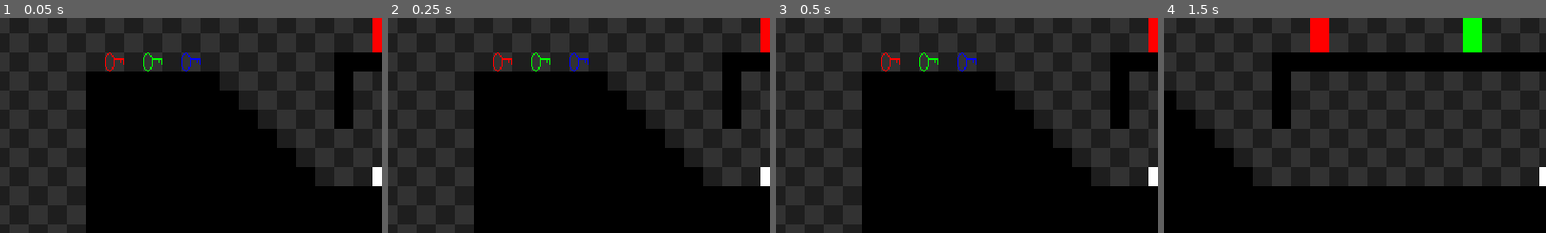
Above: before the commit, frames 1-4 (left to right).
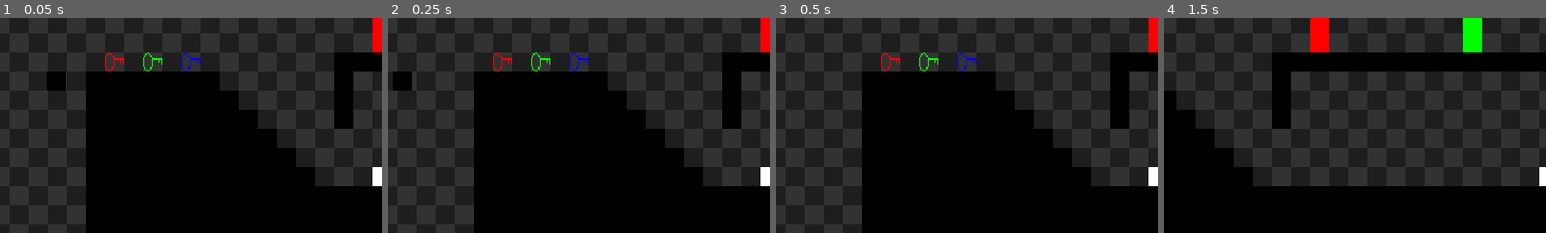
Above: after the commit, the same moments.

Repository: POtOSoftware/Project-Poop-Shit
Game: Godot game, scene res://Levels/dev.tscn
Two runs of this game, one before a commit and one after it. Both use one fixed random seed, a clock stepped at 60 frames per second and the inputs below. The engine's default icon, where the game draws it, is replaced by a stand-in: a white triangle on a blue panel in a dark square.
Inputs:
- Up to frame 1 (0.05 s): no input
- Up to frame 2 (0.25 s): no input
- Up to frame 3 (0.5 s): no input
- Up to frame 4 (1.5 s): hold Ctrl (fire) 0.53-1.28 s; hold Right (move_right) from 0.53 s (still down); tap Up (jump) at 0.77 s; tap Ctrl (fire) at 1.35 s
The pictures show only the part of the screen within x 0-50%, y 13-63%; the shares and areas given below are measured in that part.

The runs differ from the first frame. In frame 1, 0.4% of the frame differs, in the area x 12-18%, y 24-34%; in frame 2, 0.4%; in frame 3, nothing differs; in frame 4, nothing differs.

Commit message:
Started to add moving platforms

Diff:
--- /dev/null
+++ b/Assets/MovingPlatform/MovingPlatform.gd
@@ -0,0 +1,21 @@
+tool
+extends Node2D
+
+export var size : int = 1
+export var wait_between_points : float = 0.5
+export var travel_time : float = 1.0
+
+onready var kinematic_body = $KinematicBody2D
+onready var tween = $Tween
+onready var path_follow = $Path2D/PathFollow2D
+
+func _physics_process(delta):
+	if Engine.editor_hint:
+		kinematic_body.scale.x = size
+	#if not Engine.editor_hint:
+		#tween.start()
+		#tween.interpolate_property(path_follow, "unit_offset", 0, 1, travel_time, Tween.TRANS_LINEAR, Tween.EASE_IN_OUT)
+
+func _ready():
+	tween.start()
+	tween.interpolate_property(path_follow, "unit_offset", 0, 1, travel_time, Tween.TRANS_LINEAR, Tween.EASE_IN_OUT)
--- /dev/null
+++ b/Assets/MovingPlatform/MovingPlatform.tscn
@@ -0,0 +1,31 @@
+[gd_scene load_steps=4 format=2]
+
+[ext_resource path="res://Sprites/ground.png" type="Texture" id=1]
+[ext_resource path="res://Assets/MovingPlatform/MovingPlatform.gd" type="Script" id=2]
+
+[sub_resource type="RectangleShape2D" id=1]
+extents = Vector2( 8, 8 )
+
+[node name="MovingPlatform" type="Node2D"]
+script = ExtResource( 2 )
+
+[node name="KinematicBody2D" type="KinematicBody2D" parent="."]
+
+[node name="Sprite" type="Sprite" parent="KinematicBody2D"]
+texture = ExtResource( 1 )
+
+[node name="CollisionShape2D" type="CollisionShape2D" parent="KinematicBody2D"]
+shape = SubResource( 1 )
+one_way_collision = true
+
+[node name="Path2D" type="Path2D" parent="."]
+
+[node name="PathFollow2D" type="PathFollow2D" parent="Path2D"]
+rotate = false
+cubic_interp = false
+loop = false
+
+[node name="RemoteTransform2D" type="RemoteTransform2D" parent="Path2D/PathFollow2D"]
+remote_path = NodePath("../../../KinematicBody2D")
+
+[node name="Tween" type="Tween" parent="."]
--- a/Levels/dev.tscn
+++ b/Levels/dev.tscn
@@ -7,6 +7,7 @@
 [ext_resource path="res://Pickups/Key/Key.tscn" type="PackedScene" id=5]
 [ext_resource path="res://Assets/KeyDoor/KeyDoor.tscn" type="PackedScene" id=6]
 [ext_resource path="res://Pickups/Health/Health.tscn" type="PackedScene" id=7]
+[ext_resource path="res://Assets/MovingPlatform/MovingPlatform.tscn" type="PackedScene" id=8]
 
 [sub_resource type="NavigationPolygon" id=1]
 vertices = PoolVector2Array( 16, 16, 0, 16, 0, 0, 16, 0 )
@@ -43,6 +44,11 @@
 "shape_transform": Transform2D( 1, 0, 0, 1, 0, 0 )
 } ]
 0/z_index = 0
+
+[sub_resource type="Curve2D" id=5]
+_data = {
+"points": PoolVector2Array( 0, 0, 0, 0, -8, 0, 0, 0, 0, 0, -184, 0 )
+}
 
 [node name="dev" type="Node2D"]
 
@@ -126,3 +132,19 @@
 [node name="Health2" parent="." instance=ExtResource( 7 )]
 position = Vector2( 1240, 360 )
 add_health = 100
+
+[node name="MovingPlatform" parent="." instance=ExtResource( 8 )]
+position = Vector2( -232, 152 )
+size = 2
+
+[node name="KinematicBody2D" parent="MovingPlatform" index="0"]
+position = Vector2( -8, 0 )
+scale = Vector2( 2, 1 )
+
+[node name="Path2D" parent="MovingPlatform" index="1"]
+curve = SubResource( 5 )
+
+[node name="PathFollow2D" parent="MovingPlatform/Path2D" index="0"]
+position = Vector2( -8, 0 )
+
+[editable path="MovingPlatform"]
--- a/Pickups/Health/Health.gd
+++ b/Pickups/Health/Health.gd
@@ -3,7 +3,7 @@
 export var add_health : int = 10
 
 func _on_Health_body_entered(body):
-	if body == Global.player:
+	if body == Global.player and not Global.player.health == 100:
 		Global.player.health += add_health
 		Global.player.display_message("+" + str(add_health) + " HP")
 		queue_free()
Not shown: 1 places in Levels/dev.tscn that only renumber resources
